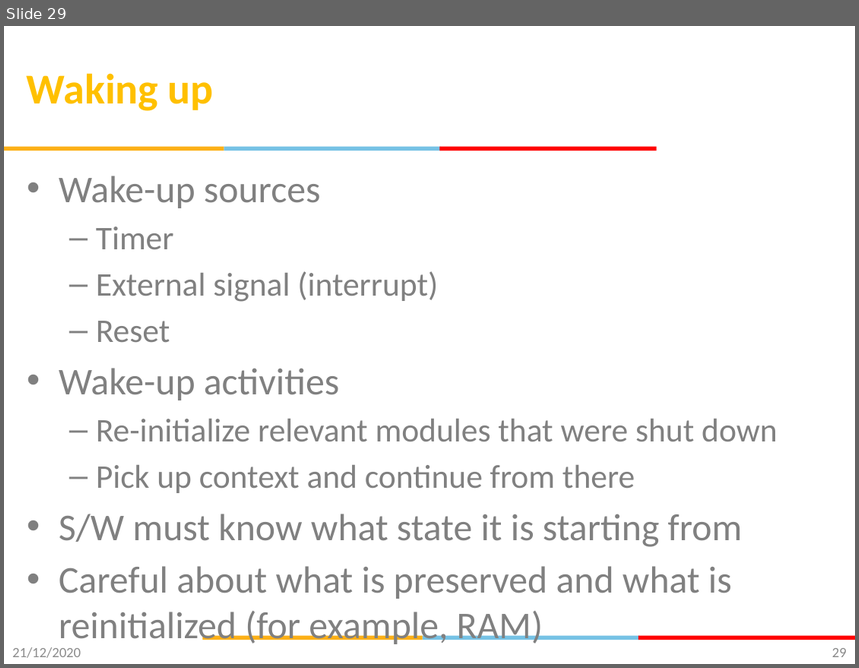
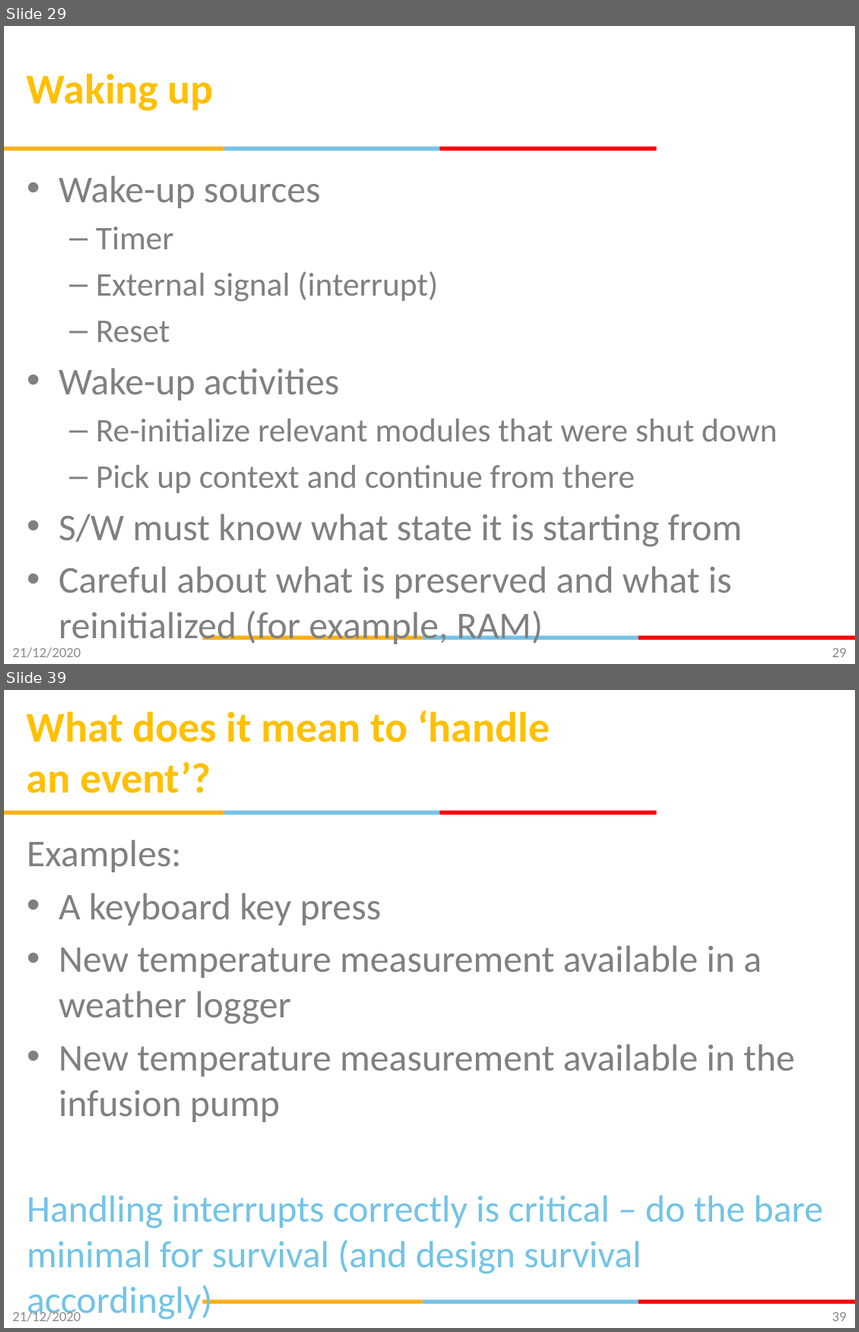
Before and after one commit to gsaurabhr-teaching/csg523-material, a slide deck: Lec-6-8-embedded-fundamentals.pptx. Shown one above the other, each under a label of ours: slide 29 before the commit, slides 29 and 39 after it; the slides between them are not shown. The pictures are 859x668 and 859x1332 pixels, drawn with LibreOffice and Linux fonts; fonts in the diff are those of the drawing; background and template pictures are left out. Boxes give left, top, right and bottom in pixels: in the first picture for what was removed or moved away, otherwise in the second. Text is boxed around its words. In the diff, an @@ line names an element or a change of style, - is before the commit and + after.

Commit message:
included MMIO, polling and interrupts

```diff
--- a/Lec-6-8-embedded-fundamentals.pptx
+++ b/Lec-6-8-embedded-fundamentals.pptx
@@ slide 39 added at (4, 690, 855, 1328), background #FFFFFF; not listed: 6 template elements that a slide beside it also shows @@
@@ title added at (27, 711, 550, 793), 36 pt, text #FFC000, bold @@
+What does it mean to ‘handle an event’?
@@ text added at (27, 840, 823, 1274), 32 pt, text #808080 @@
+Examples:
+• A keyboard key press
+• New temperature measurement available in a weather logger
+• New temperature measurement available in the infusion pump
+Handling interrupts correctly is critical – do the bare minimal for survival (and design survival accordingly)
@@ text added at (12, 1310, 81, 1322), 12 pt, text #8C8C8C @@
+21/12/2020
@@ page number added at (832, 1312, 847, 1322), 12 pt, text #898989 @@
+39
```
Also in this commit, not shown: 8 slides changed, 11 other slides added.
